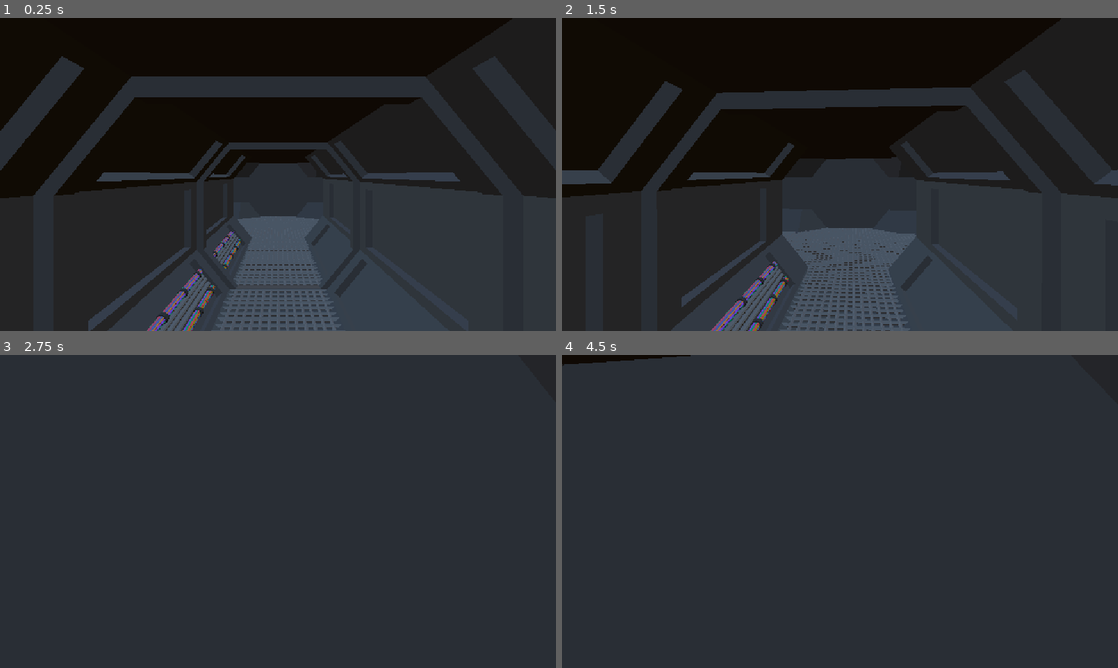
Above: before the commit, frames 1-4 (two rows, left to right).
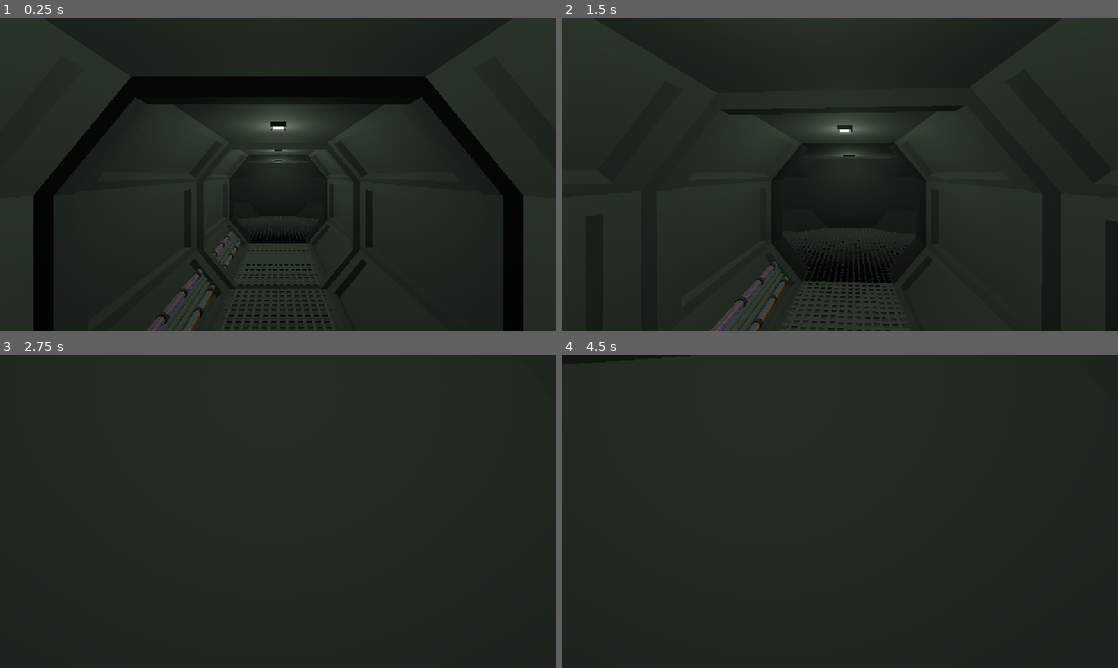
Above: after the commit, the same moments.

Repository: NicheDevelopers/brace-for-impact
Game: Godot game, scene res://src/MapGenerator/parts/corridors/demo/CorridorsDemo.tscn
Same seed, same stepped clock (60 frames per second), same inputs: the game is played once before the commit and once after it. This scene is started directly instead of the project's main scene.
Inputs (mouse positions are in pixels of both pictures, inside the frame that each line leads up to):
- Up to frame 1 (0.25 s): no input
- Up to frame 2 (1.5 s): tap Enter at 0.5 s; move the mouse to (867, 174) at 0.52 s; hold Ctrl (crouch) 0.53-1.28 s; hold W (move_forward) from 0.53 s (still down); tap Space (jump) at 0.77 s; move the mouse to (812, 174) at 1.27 s; tap E (interact) at 1.35 s
- Up to frame 3 (2.75 s): keep holding W (move_forward); tap Space (jump) at 1.52 s; move the mouse to (289, 505) at 2.02 s; hold Shift (sprint) from 2.03 s (still down)
- Up to frame 4 (4.5 s): keep holding W (move_forward); move the mouse to (834, 517) at 2.77 s; release Shift (sprint) at 2.78 s; tap Ctrl (crouch) at 2.85 s; tap Space (jump) at 3.02, 3.5, 3.77 s; move the mouse to (878, 514) at 3.52 s; tap E (interact) at 3.6 s; tap Enter at 4.25 s; move the mouse to (795, 508) at 4.27 s; tap Shift (sprint) at 4.35 s

The runs differ from the first frame. In frame 1, 61% of the frame differs, in the area x 0-100%, y 0-100%; in frame 2, 60%; in frame 3, 0.6%; in frame 4, 1.9%.

Commit message:
Add lamps

Diff:
--- a/src/MapGenerator/parts/corridors/Corridor.tscn
+++ b/src/MapGenerator/parts/corridors/Corridor.tscn
@@ -1,9 +1,10 @@
-[gd_scene load_steps=5 format=3 uid="uid://cb8tg12r4rl3x"]
+[gd_scene load_steps=6 format=3 uid="uid://cb8tg12r4rl3x"]
 
 [ext_resource type="PackedScene" uid="uid://tvj55kk7x1qr" path="res://src/MapGenerator/parts/corridors/raw/CorridorStraight/CorridorStraight.tscn" id="1_fgx8y"]
 [ext_resource type="PackedScene" uid="uid://bmt61higtx053" path="res://src/MapGenerator/parts/corridors/raw/CorridorFloorSmall/CorridorFloorSmall.tscn" id="2_8c08p"]
 [ext_resource type="PackedScene" uid="uid://b6ap4p00nbeww" path="res://src/MapGenerator/parts/corridors/raw/CorridorCables/CorridorCables.tscn" id="3_ymrpd"]
 [ext_resource type="PackedScene" uid="uid://d308n4tea1len" path="res://src/MapGenerator/parts/corridors/raw/CorridorPipe/CorridorPipe.tscn" id="4_lbf74"]
+[ext_resource type="PackedScene" uid="uid://cgvvemx4qwiy6" path="res://src/MapGenerator/parts/corridors/raw/CorridorLamp/CorridorLamp.tscn" id="5_8c08p"]
 
 [node name="Corridor" type="Node3D"]
 
@@ -25,3 +26,6 @@
 
 [node name="corridor-pipe3" parent="." instance=ExtResource("4_lbf74")]
 transform = Transform3D(1, 0, 0, 0, 1, 0, 0, 0, 1, -0.96506, 0.401783, 0)
+
+[node name="CorridorLamp" parent="." instance=ExtResource("5_8c08p")]
+transform = Transform3D(1, 0, 0, 0, -1, 8.74228e-08, 0, -8.74228e-08, -1, 0, 2.4, 0)
--- a/src/MapGenerator/parts/corridors/CorridorJunctionT.tscn
+++ b/src/MapGenerator/parts/corridors/CorridorJunctionT.tscn
@@ -1,10 +1,14 @@
-[gd_scene load_steps=3 format=3 uid="uid://cd8kruvgkshrn"]
+[gd_scene load_steps=4 format=3 uid="uid://cd8kruvgkshrn"]
 
 [ext_resource type="PackedScene" uid="uid://cxy1wrmb6w7nc" path="res://src/MapGenerator/parts/corridors/raw/CorridorJunctionT/CorridorJunctionT.tscn" id="1_v0fdv"]
 [ext_resource type="PackedScene" uid="uid://rbvof2rvowdb" path="res://src/MapGenerator/parts/corridors/raw/CorridorFloorLarge/CorridorFloorLarge.tscn" id="2_p6jlr"]
+[ext_resource type="PackedScene" uid="uid://cgvvemx4qwiy6" path="res://src/MapGenerator/parts/corridors/raw/CorridorLamp/CorridorLamp.tscn" id="3_p6jlr"]
 
 [node name="CorridorJunctionT" type="Node3D"]
 
 [node name="corridor-junction-t" parent="." instance=ExtResource("1_v0fdv")]
 
 [node name="corridor-floor-large" parent="." instance=ExtResource("2_p6jlr")]
+
+[node name="CorridorLamp" parent="." instance=ExtResource("3_p6jlr")]
+transform = Transform3D(1, 0, 0, 0, -1, 8.74228e-08, 0, -8.74228e-08, -1, 0, 2.4, 0)
--- a/src/MapGenerator/parts/corridors/CorridorJunctionX.tscn
+++ b/src/MapGenerator/parts/corridors/CorridorJunctionX.tscn
@@ -1,10 +1,14 @@
-[gd_scene load_steps=3 format=3 uid="uid://dapxqm2ta4rm7"]
+[gd_scene load_steps=4 format=3 uid="uid://dapxqm2ta4rm7"]
 
 [ext_resource type="PackedScene" uid="uid://dfqjpsv1ymgq7" path="res://src/MapGenerator/parts/corridors/raw/CorridorJunctionX/CorridorJunctionX.tscn" id="1_bltsr"]
 [ext_resource type="PackedScene" uid="uid://rbvof2rvowdb" path="res://src/MapGenerator/parts/corridors/raw/CorridorFloorLarge/CorridorFloorLarge.tscn" id="2_tjvva"]
+[ext_resource type="PackedScene" uid="uid://cgvvemx4qwiy6" path="res://src/MapGenerator/parts/corridors/raw/CorridorLamp/CorridorLamp.tscn" id="3_tjvva"]
 
 [node name="CorridorJunctionX" type="Node3D"]
 
 [node name="CorridorJunctionX" parent="." instance=ExtResource("1_bltsr")]
 
 [node name="corridor-floor-large" parent="." instance=ExtResource("2_tjvva")]
+
+[node name="CorridorLamp" parent="." instance=ExtResource("3_tjvva")]
+transform = Transform3D(1, 0, 0, 0, -1, 8.74228e-08, 0, -8.74228e-08, -1, 0, 2.4, 0)
--- a/src/MapGenerator/parts/corridors/CorridorTurn.tscn
+++ b/src/MapGenerator/parts/corridors/CorridorTurn.tscn
@@ -1,10 +1,14 @@
-[gd_scene load_steps=3 format=3 uid="uid://bk2qhe1x86ycp"]
+[gd_scene load_steps=4 format=3 uid="uid://bk2qhe1x86ycp"]
 
 [ext_resource type="PackedScene" uid="uid://b1n4yph8on5lw" path="res://src/MapGenerator/parts/corridors/raw/CorridorTurn/CorridorTurn.tscn" id="1_dy8ux"]
 [ext_resource type="PackedScene" uid="uid://rbvof2rvowdb" path="res://src/MapGenerator/parts/corridors/raw/CorridorFloorLarge/CorridorFloorLarge.tscn" id="2_befva"]
+[ext_resource type="PackedScene" uid="uid://cgvvemx4qwiy6" path="res://src/MapGenerator/parts/corridors/raw/CorridorLamp/CorridorLamp.tscn" id="3_befva"]
 
 [node name="CorridorTurn" type="Node3D"]
 
 [node name="corridor-turn" parent="." instance=ExtResource("1_dy8ux")]
 
 [node name="corridor-floor-large" parent="." instance=ExtResource("2_befva")]
+
+[node name="CorridorLamp" parent="." instance=ExtResource("3_befva")]
+transform = Transform3D(1, 0, 0, 0, -1, 8.74228e-08, 0, -8.74228e-08, -1, 0, 2.4, 0)
--- a/src/MapGenerator/parts/corridors/demo/CorridorsDemo.tscn
+++ b/src/MapGenerator/parts/corridors/demo/CorridorsDemo.tscn
@@ -6,27 +6,7 @@
 [ext_resource type="PackedScene" uid="uid://bk2qhe1x86ycp" path="res://src/MapGenerator/parts/corridors/CorridorTurn.tscn" id="4_tkipn"]
 [ext_resource type="PackedScene" uid="uid://cd8kruvgkshrn" path="res://src/MapGenerator/parts/corridors/CorridorJunctionT.tscn" id="5_l06nq"]
 
-[sub_resource type="ProceduralSkyMaterial" id="ProceduralSkyMaterial_0gilm"]
-sky_horizon_color = Color(0.662243, 0.671743, 0.686743, 1)
-ground_horizon_color = Color(0.662243, 0.671743, 0.686743, 1)
-
-[sub_resource type="Sky" id="Sky_jd28x"]
-sky_material = SubResource("ProceduralSkyMaterial_0gilm")
-
-[sub_resource type="Environment" id="Environment_dvcg2"]
-background_mode = 2
-sky = SubResource("Sky_jd28x")
-tonemap_mode = 2
-glow_enabled = true
-
 [node name="CorridorsDemo" type="Node3D"]
-
-[node name="WorldEnvironment" type="WorldEnvironment" parent="."]
-environment = SubResource("Environment_dvcg2")
-
-[node name="DirectionalLight3D" type="DirectionalLight3D" parent="."]
-transform = Transform3D(-0.866023, -0.433016, 0.250001, 0, 0.499998, 0.866027, -0.500003, 0.749999, -0.43301, 0, 0, 0)
-shadow_enabled = true
 
 [node name="Player" parent="." instance=ExtResource("1_qaj51")]
 transform = Transform3D(1, 0, 0, 0, 1, 0, 0, 0, 1, 0, 1.2, 0)
--- /dev/null
+++ b/src/MapGenerator/parts/corridors/raw/CorridorLamp/CorridorLamp.tscn
@@ -0,0 +1,23 @@
+[gd_scene load_steps=4 format=3 uid="uid://cgvvemx4qwiy6"]
+
+[ext_resource type="PackedScene" uid="uid://cqrqvlh6v6i2u" path="res://src/MapGenerator/parts/corridors/raw/CorridorLamp/model/corridor-lamp.glb" id="1_j1mcj"]
+[ext_resource type="Material" uid="uid://rynx62he1bnt" path="res://src/MapGenerator/parts/corridors/corridor_wall_material.tres" id="2_yswvo"]
+
+[sub_resource type="StandardMaterial3D" id="StandardMaterial3D_vh37p"]
+emission_enabled = true
+emission = Color(1, 1, 1, 1)
+emission_energy_multiplier = 3.31
+
+[node name="CorridorLamp" instance=ExtResource("1_j1mcj")]
+transform = Transform3D(1, 0, 0, 0, -1, 8.74228e-08, 0, -8.74228e-08, -1, 0, 0, 0)
+
+[node name="Lamp" parent="." index="0"]
+material_override = ExtResource("2_yswvo")
+
+[node name="Light" parent="." index="1"]
+surface_material_override/0 = SubResource("StandardMaterial3D_vh37p")
+
+[node name="OmniLight3D" type="OmniLight3D" parent="." index="2"]
+transform = Transform3D(1, 0, 0, 0, 1, 0, 0, 0, 1, 0, 0.180427, -1.57734e-08)
+light_color = Color(0.854902, 1, 0.847059, 1)
+light_energy = 0.3
--- /dev/null
+++ b/src/MapGenerator/parts/corridors/raw/CorridorLamp/spot_light_3d.gd
@@ -0,0 +1,4 @@
+extends SpotLight3D
+
+func _physics_process(delta: float) -> void:
+	rotate(Vector3.UP, 10 * delta)
Not shown: 1 places in src/MapGenerator/parts/corridors/demo/CorridorsDemo.tscn that only renumber resources
Not shown, added: src/MapGenerator/parts/corridors/raw/CorridorLamp/model/corridor-lamp.blend.import
Binary file added: src/MapGenerator/parts/corridors/raw/CorridorLamp/model/corridor-lamp.glb
Not shown, added: src/MapGenerator/parts/corridors/raw/CorridorLamp/model/corridor-lamp.glb.import
Not shown, added: src/MapGenerator/parts/corridors/raw/CorridorLamp/spot_light_3d.gd.uid
Not shown: 1 places in src/Player/Player.tscn that only renumber resources
Not shown, added: src/MapGenerator/parts/corridors/raw/CorridorLamp/model/corridor-lamp.blend
Not shown, added: src/MapGenerator/parts/corridors/raw/CorridorLamp/model/corridor-lamp.blend1
